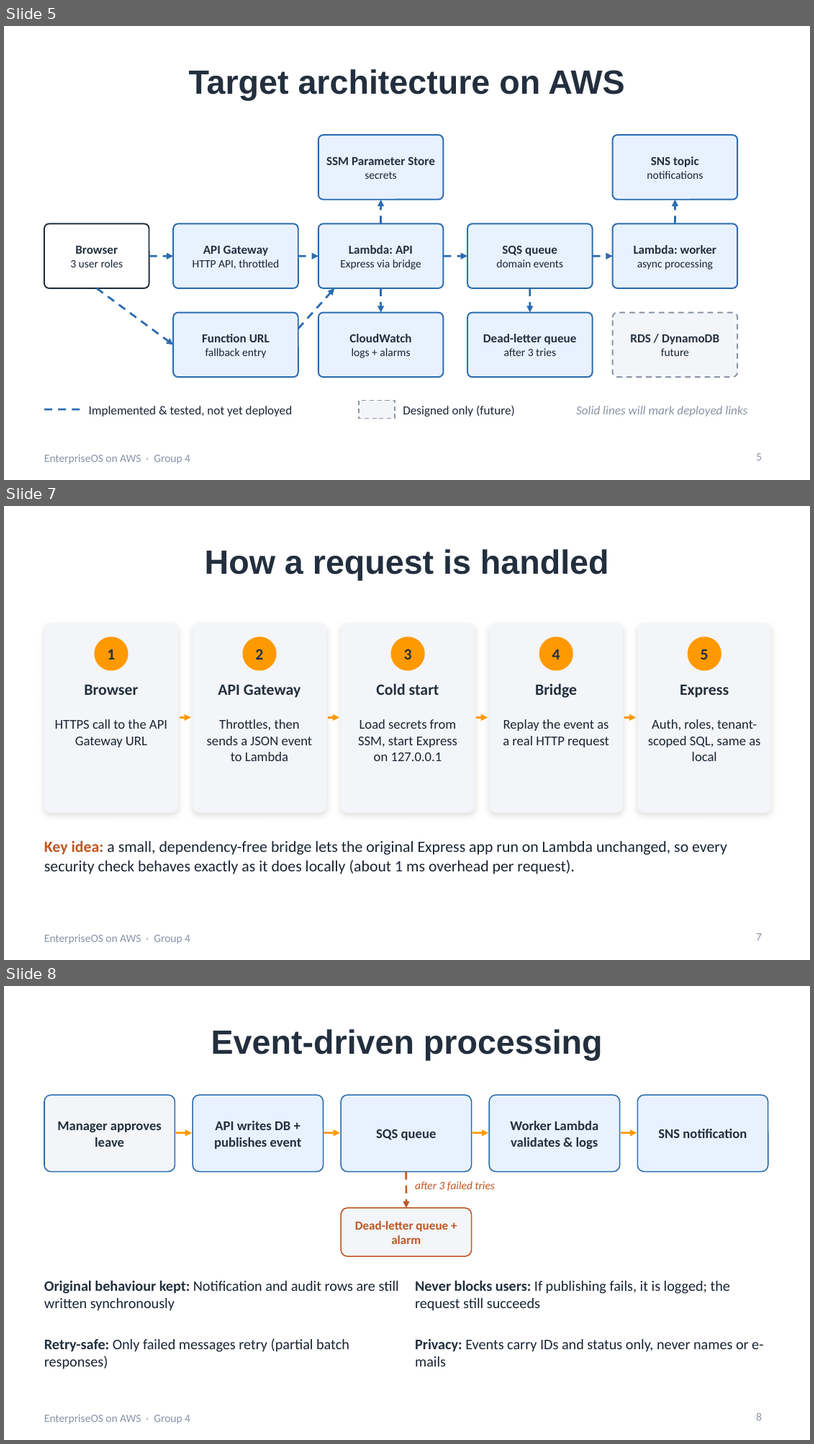
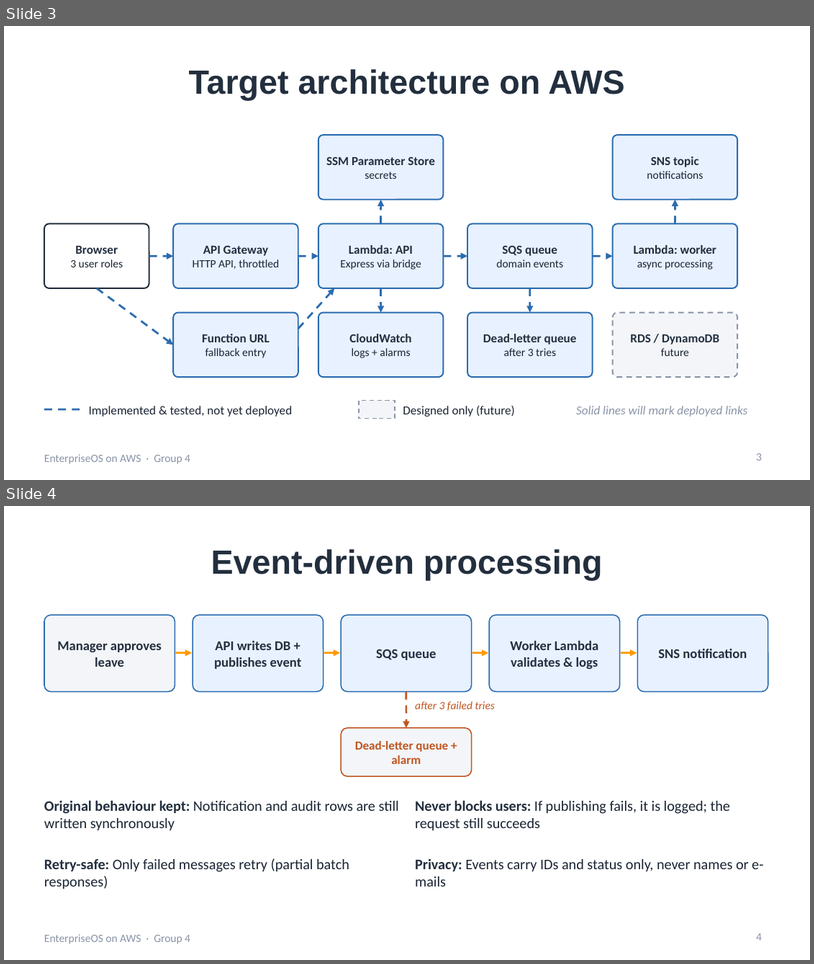
Before and after one commit to Ak7950/EnterpriseOS-AWS-Cloud, a slide deck: presentation/EnterpriseOS-AWS-Presentation.pptx. Shown one above the other, each under a label of ours: slides 5, 7 and 8 before the commit, slides 3 and 4 after it; the slides between them are not shown. The pictures are 814x1444 and 814x964 pixels, drawn with LibreOffice and Linux fonts; fonts in the diff are those of the drawing. Boxes give left, top, right and bottom in pixels: in the first picture for what was removed or moved away, otherwise in the second. Text is boxed around its words. In the diff, an @@ line names an element or a change of style, - is before the commit and + after.

```diff
--- a/presentation/EnterpriseOS-AWS-Presentation.pptx
+++ b/presentation/EnterpriseOS-AWS-Presentation.pptx
@@ slide 7 removed at [4,506,810,960], background #FFFFFF; not listed: 1 template element that a slide beside it also shows @@
@@ title removed at [205,549,610,580] @@
-How a request is handled
@@ rounded rectangle removed at [44,623,178,813] @@
@@ rounded rectangle removed at [193,623,327,813] @@
@@ rounded rectangle removed at [341,623,475,813] @@
@@ rounded rectangle removed at [489,623,623,813] @@
@@ rounded rectangle removed at [638,623,772,813] @@
@@ ellipse removed at [94,636,128,670] @@
@@ text removed at [107,649,115,659] @@
-1
@@ ellipse removed at [243,636,277,670] @@
@@ text removed at [255,649,263,659] @@
-2
@@ ellipse removed at [391,636,425,670] @@
@@ text removed at [404,649,412,659] @@
-3
@@ ellipse removed at [540,636,574,670] @@
@@ text removed at [553,649,561,659] @@
-4
@@ ellipse removed at [688,636,722,670] @@
@@ text removed at [701,649,709,659] @@
-5
@@ text removed at [84,685,138,695] @@
-Browser
@@ text removed at [218,684,301,698] @@
-API Gateway
@@ text removed at [376,683,440,695] @@
-Cold start
@@ text removed at [535,683,577,698] @@
-Bridge
@@ text removed at [680,685,729,698] @@
-Express
@@ text removed at [55,719,167,747] @@
-HTTPS call to the API Gateway URL
@@ arrow removed from (180, 717) to (191, 717) @@
@@ text removed at [207,719,313,761] @@
-Throttles, then sends a JSON event to Lambda
@@ arrow removed from (328, 717) to (340, 717) @@
@@ text removed at [358,719,458,761] @@
-Load secrets from SSM, start Express on 127.0.0.1
@@ arrow removed from (476, 717) to (488, 717) @@
@@ text removed at [503,719,610,747] @@
-Replay the event as a real HTTP request
@@ arrow removed from (625, 717) to (636, 717) @@
@@ text removed at [648,719,761,761] @@
-Auth, roles, tenant-scoped SQL, same as local
@@ text removed at [44,840,728,874] @@
-Key idea: a small, dependency-free bridge lets the original Express app run on Lambda unchanged, so every security check behaves exactly as it does locally (about 1 ms overhead per request).
@@ page number removed at [756,933,762,940] @@
-7
@@ what was slide 5 is now slide 3 @@
@@ page number at [756,453,762,460]: text changed @@
-5
+3
@@ what was slide 8 is now slide 4 @@
@@ page number at [756,933,762,940]: text changed @@
-8
+4
```
Also in this commit, not shown: 4 slides changed, 1 slide added, 5 other slides removed, 15 other files.
